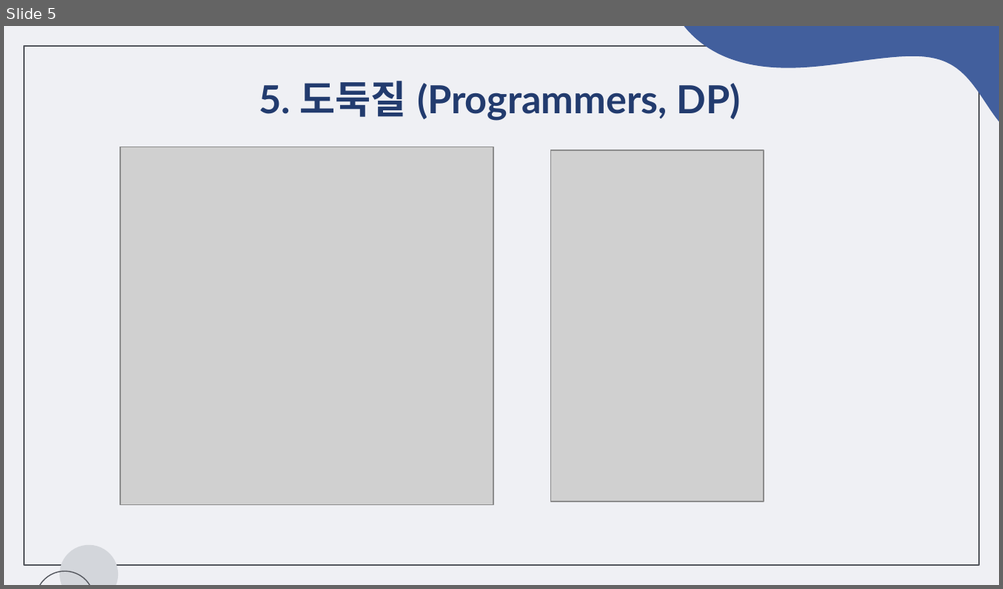
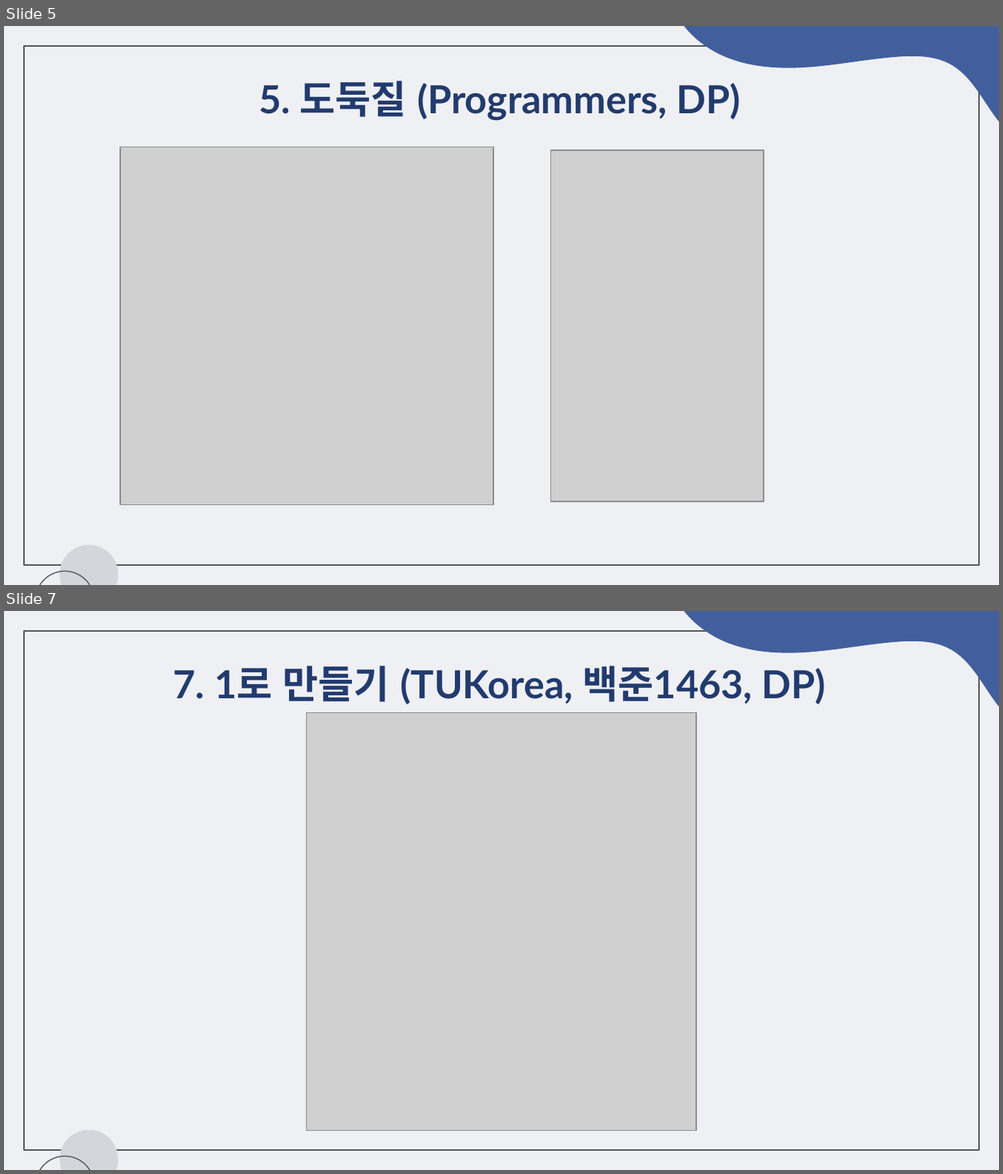
Before and after one commit to chaeeun-dev/CodingTest, a slide deck: 문제해결프로그래밍_숙제/제출용/숙제6_2022182035.pptx. Shown one above the other, each under a label of ours: slide 5 before the commit, slides 5 and 7 after it; the slides between them are not shown. The pictures are 1003x589 and 1003x1174 pixels, drawn with LibreOffice and Linux fonts; fonts in the diff are those of the drawing; grey boxes stand for pictures. Boxes give left, top, right and bottom in pixels: in the first picture for what was removed or moved away, otherwise in the second. Text is boxed around its words. In the diff, an @@ line names an element or a change of style, - is before the commit and + after.

```diff
--- a/문제해결프로그래밍_숙제/제출용/숙제6_2022182035.pptx
+++ b/문제해결프로그래밍_숙제/제출용/숙제6_2022182035.pptx
@@ slide 7 added at bbox=[4, 611, 999, 1170], background #EFF0F4; not listed: 4 template elements that a slide beside it also shows @@
@@ title added at bbox=[173, 666, 825, 704], 28 pt, text #223B6E, bold @@
+7. 1로 만들기 (TUKorea, 백준1463, DP)
@@ picture added at bbox=[307, 712, 696, 1131] @@
```
Also in this commit, not shown: 8 other slides added, 6 slides removed, 8 other files.
